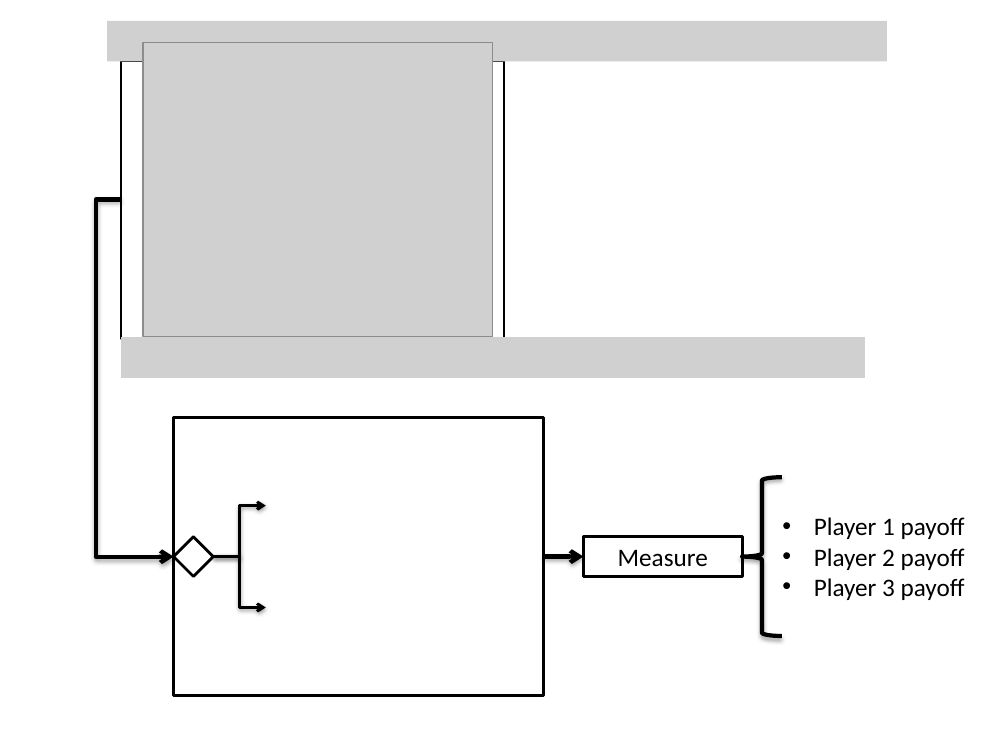
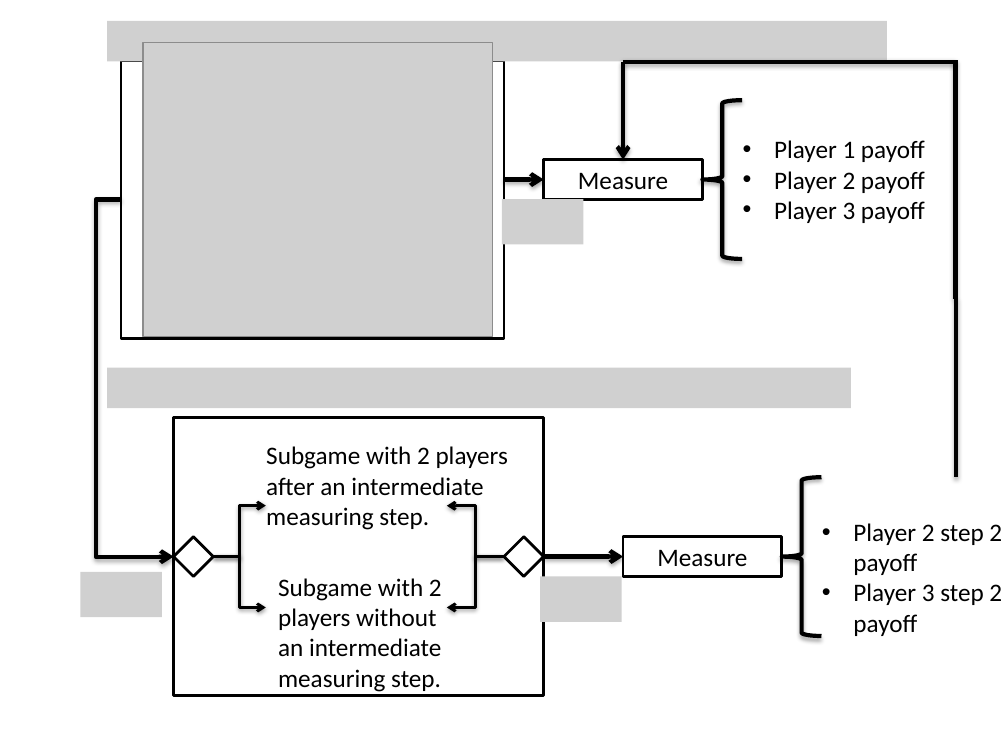
Before and after one commit to Delanir/QuantumPirates, a slide deck: slide 5 of esquema.pptx. Drawn at 1008x756 pixels with LibreOffice and Linux fonts; fonts in the diff are those of the drawing; grey boxes stand for pictures. Boxes give left, top, right and bottom in pixels: in the first picture for what was removed or moved away, otherwise in the second. Text is boxed around its words. In the diff, an @@ line names an element or a change of style, - is before the commit and + after.

```diff
--- a/esquema.pptx
+++ b/esquema.pptx
@@ arrow added from (623, 61) to (623, 159), #000000 3 pt @@
@@ line added from (623, 61) to (956, 61), #000000 3 pt @@
@@ line added from (956, 60) to (956, 298), #000000 3 pt @@
@@ left brace added at bbox=[703, 100, 742, 258], outline #000000 3 pt @@
@@ text added at bbox=[774, 140, 925, 223], 18 pt, text #000000 @@
+• Player 1 payoff
+• Player 2 payoff
+• Player 3 payoff
@@ arrow added from (504, 179) to (543, 179), #000000 3 pt @@
@@ rectangle added at bbox=[543, 159, 702, 199], fill #FFFFFF, outline #000000 2 pt, 18 pt, text #000000 @@
+Measure
@@ picture added at bbox=[502, 199, 584, 244] @@
@@ line added from (956, 298) to (956, 477), #000000 3 pt @@
@@ picture removed at bbox=[121, 338, 865, 378] @@
@@ picture added at bbox=[107, 368, 851, 408] @@
@@ text added at bbox=[266, 446, 508, 530], 18 pt, text #000000 @@
+Subgame with 2 players after an intermediate measuring step.
@@ left brace: place and size @@
-left brace at bbox=[742, 477, 781, 635]
+left brace at bbox=[782, 477, 822, 635]
@@ elbow arrow added from (504, 556) to (447, 506), #000000 2 pt @@
@@ diamond added at bbox=[504, 536, 543, 576], fill #FFFFFF, outline #000000 2 pt @@
@@ rectangle "Measure": place and size @@
-rectangle "Measure" at bbox=[584, 537, 742, 577]
+rectangle "Measure" at bbox=[623, 537, 781, 577]
@@ text at bbox=[853, 523, 1002, 636]: text changed @@
-• Player 1 payoff
-• Player 2 payoff
-• Player 3 payoff
+• Player 2 step 2 payoff
+• Player 3 step 2 payoff
@@ elbow arrow added from (504, 556) to (447, 608), #000000 2 pt @@
@@ arrow moved from (543, 556) - (584, 556) to (543, 556) - (623, 556) @@
@@ picture added at bbox=[81, 572, 162, 617] @@
@@ text added at bbox=[278, 578, 442, 692], 18 pt, text #000000 @@
+Subgame with 2 players without an intermediate measuring step.
@@ picture added at bbox=[540, 577, 622, 622] @@
```
Also in this commit, not shown: 2 other slides changed, 6 other files.
